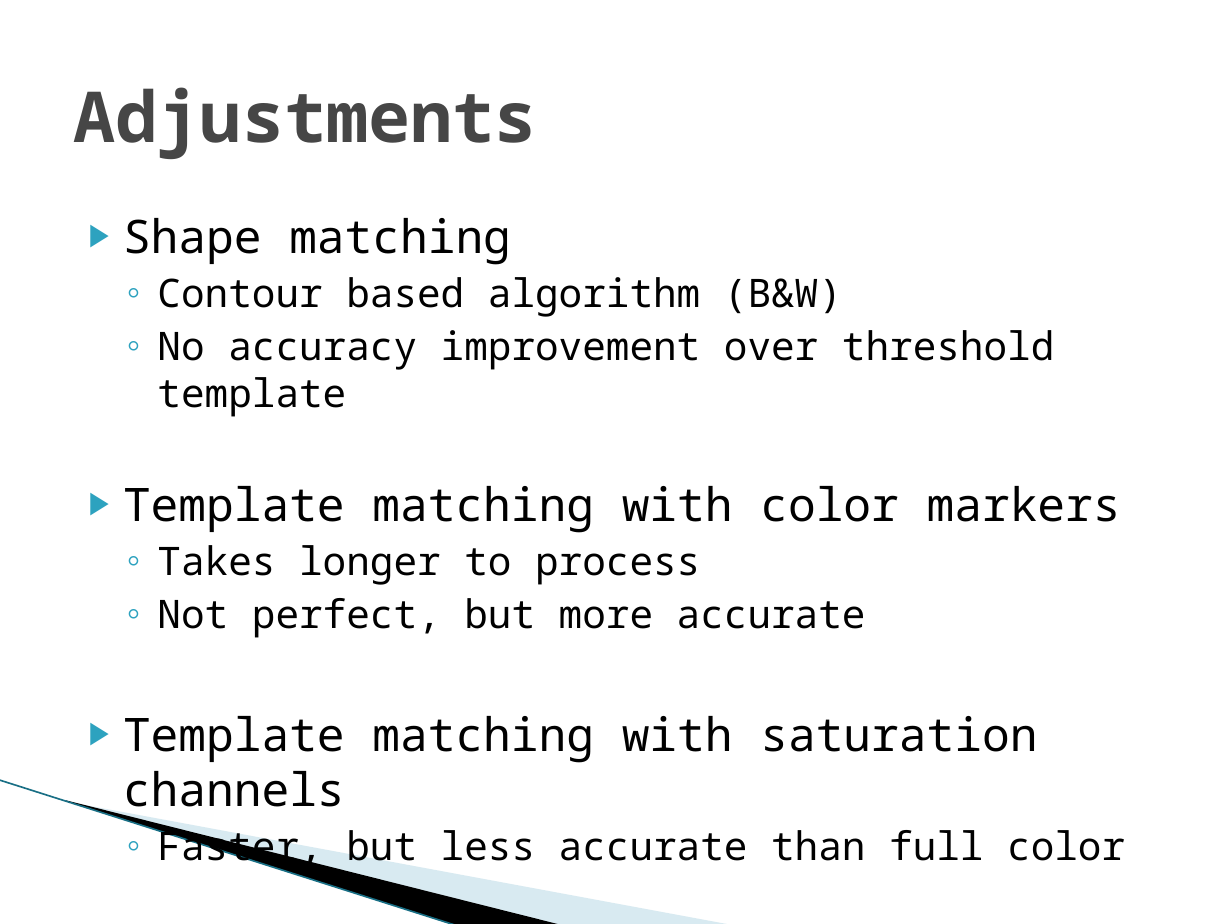
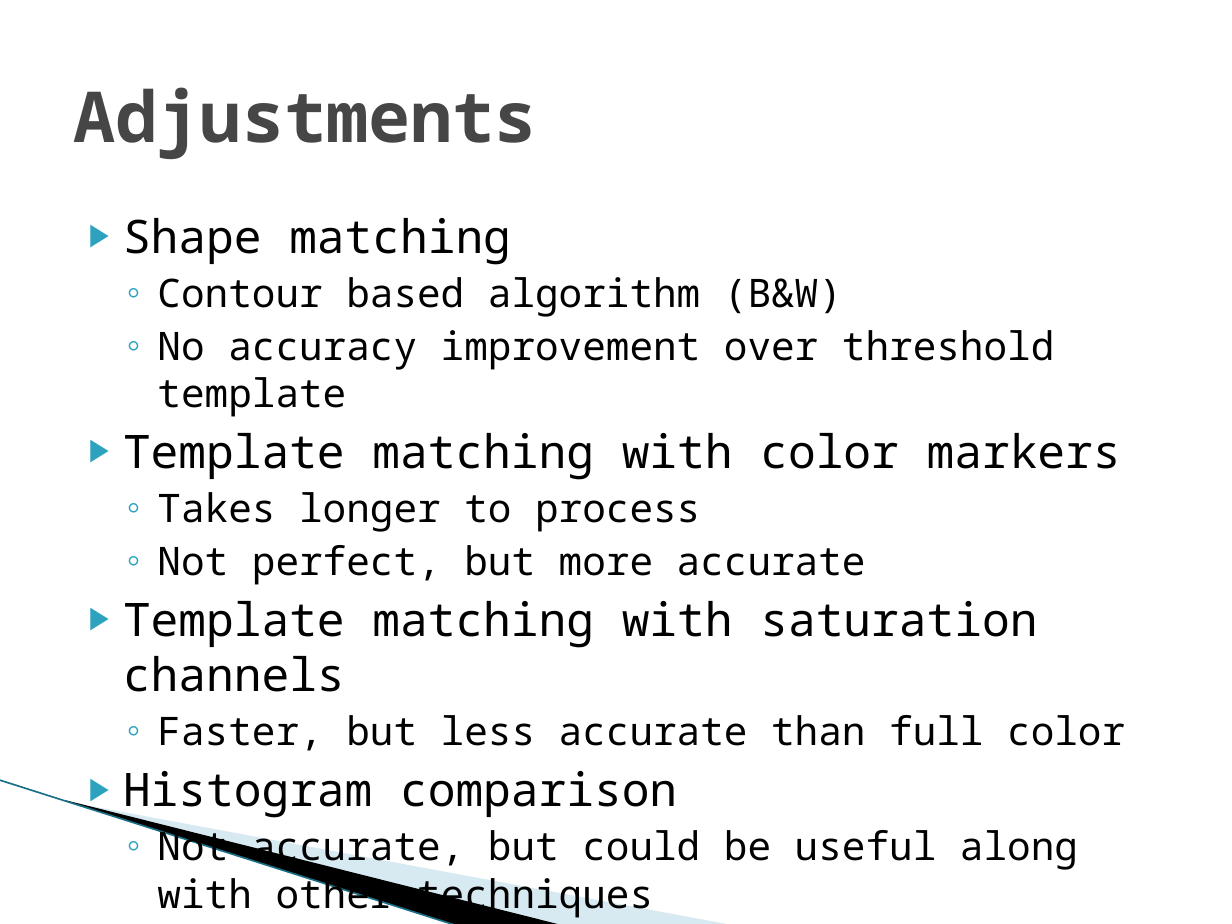
Before and after one commit to lanxinwoaini/robotic-vision-631, a slide deck: slide 6 of Winter2011/Presentation/Project Presentation.pptx. Drawn at 1232x924 pixels with LibreOffice and Linux fonts; fonts in the diff are those of the drawing; background and template pictures are left out. Boxes give left, top, right and bottom in pixels: in the first picture for what was removed or moved away, otherwise in the second. Text is boxed around its words. In the diff, an @@ line names an element or a change of style, - is before the commit and + after.

Commit message:
Small updates on adjustments page

```diff
--- a/Winter2011/Presentation/Project Presentation.pptx
+++ b/Winter2011/Presentation/Project Presentation.pptx
@@ text at bbox=[123, 771, 1078, 919]: paragraphs added @@
+▶ Histogram comparison
+  ◦ Not accurate, but could be useful along with other techniques
```
Also in this commit, not shown: 1 other slide changed, 1 slide added.
